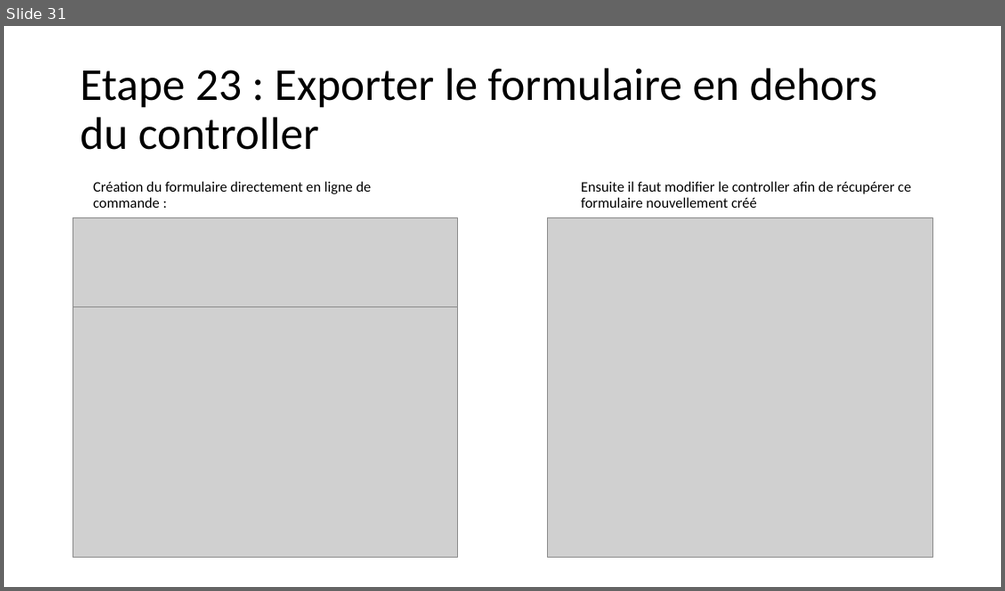
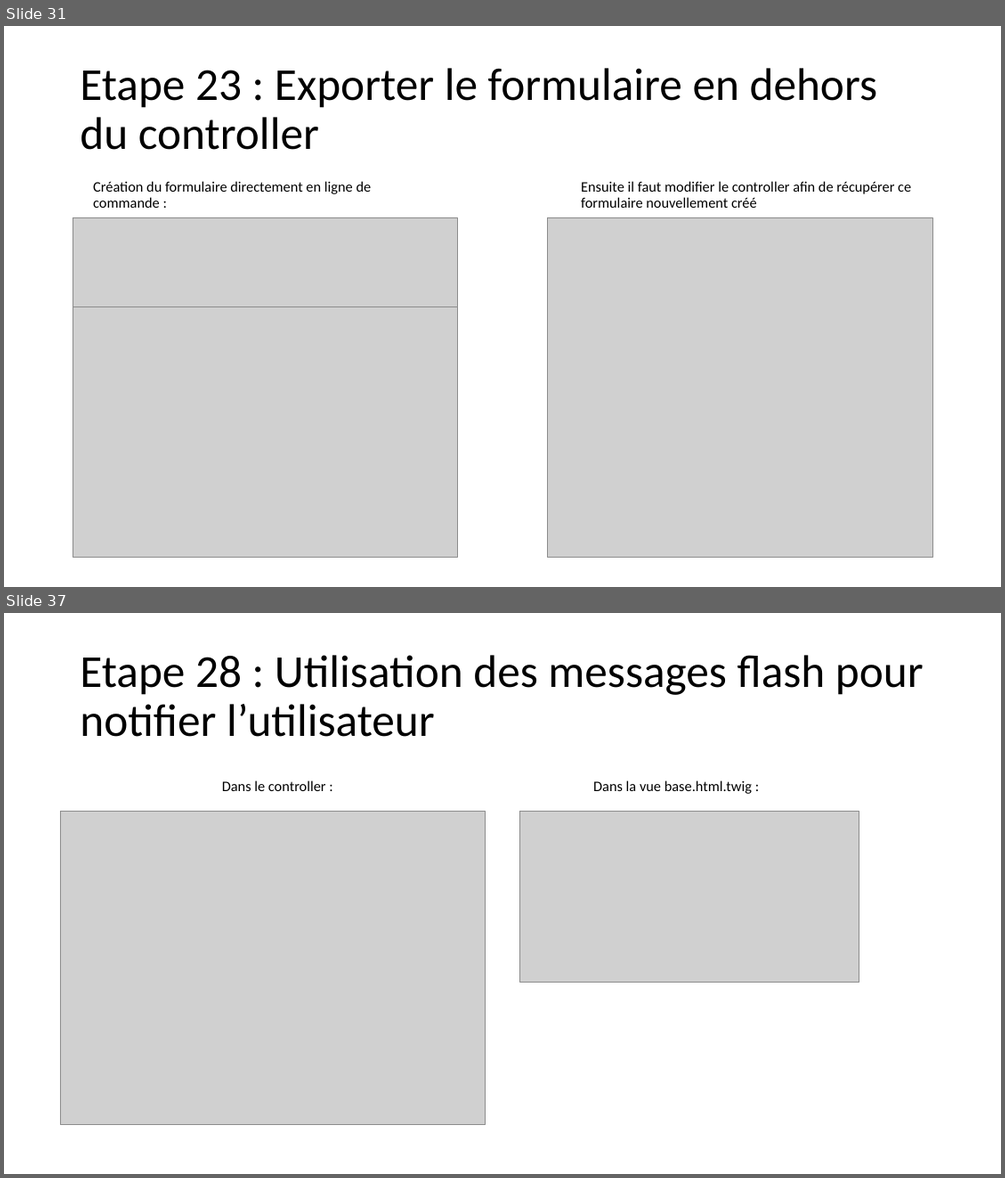
Before and after one commit to SAMTHP/TP_AFPAA, a slide deck: Apprendre symfony.pptx. Shown one above the other, each under a label of ours: slide 31 before the commit, slides 31 and 37 after it; the slides between them are not shown. The pictures are 1005x591 and 1005x1178 pixels, drawn with LibreOffice and Linux fonts; fonts in the diff are those of the drawing; grey boxes stand for pictures. Boxes give left, top, right and bottom in pixels: in the first picture for what was removed or moved away, otherwise in the second. Text is boxed around its words. In the diff, an @@ line names an element or a change of style, - is before the commit and + after.

```diff
--- a/Apprendre symfony.pptx
+++ b/Apprendre symfony.pptx
@@ slide 37 added at box(4, 613, 1001, 1174), background #FFFFFF @@
@@ title added at box(80, 655, 923, 737), 44 pt, text #000000 @@
+Etape 28 : Utilisation des messages flash pour notifier l’utilisateur
@@ text added at box(222, 780, 326, 791), 14 pt, text #000000 @@
+Dans le controller :
@@ text added at box(593, 780, 752, 794), 14 pt, text #000000 @@
+Dans la vue base.html.twig :
@@ picture added at box(60, 811, 485, 1126) @@
@@ picture added at box(520, 811, 858, 982) @@
```
Also in this commit, not shown: 6 other slides added, 3 other files.
